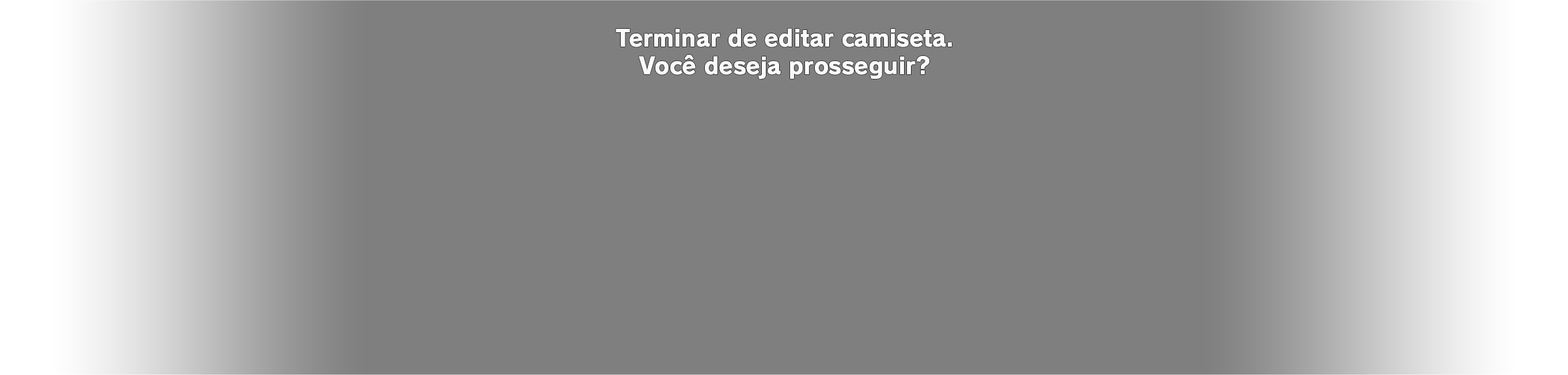
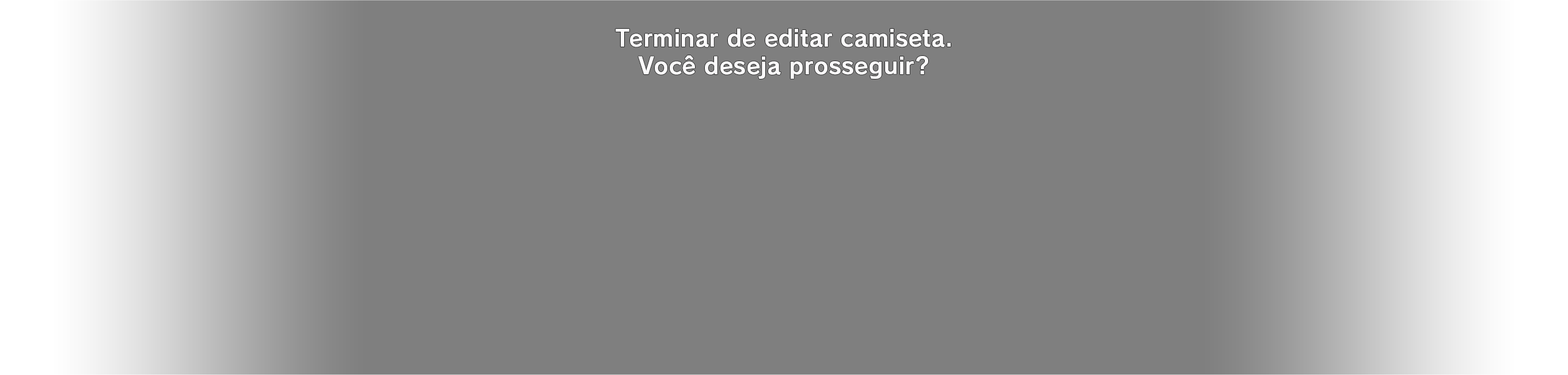
Before/after of a 1568x375 layered artwork. What changed in the layer stack:
added group "PT V2 Centralizado" with 1 layers above "Pt Centralizado" over box(615, 28, 951, 79)
added layer "Terminar de editar camiseta. Você deseja prosseguir?" in group "PT V2 Centralizado" over box(615, 28, 951, 79)
hid group "Pt Centralizado" (2 layers) over box(615, 28, 952, 80)
